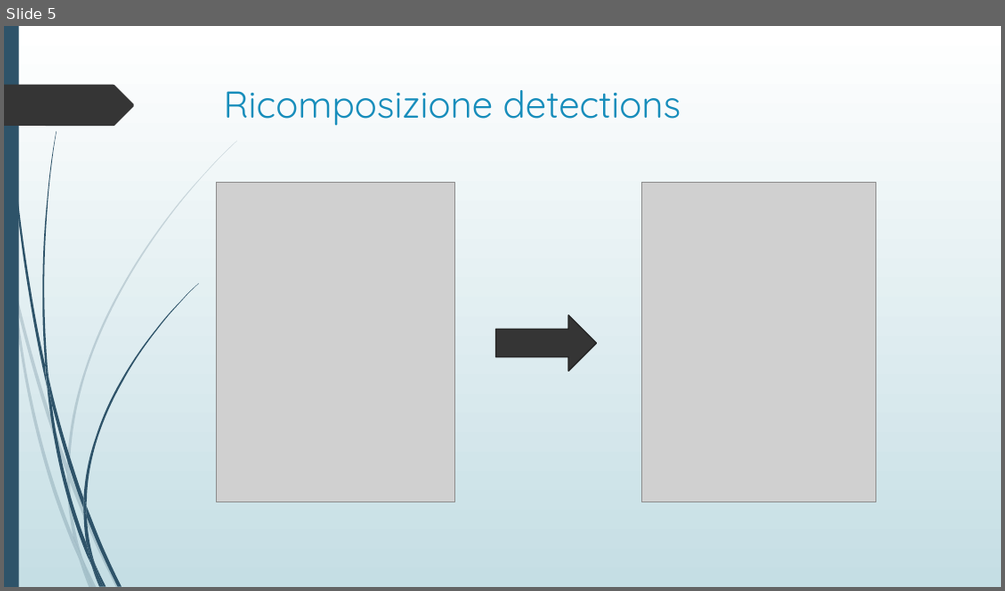
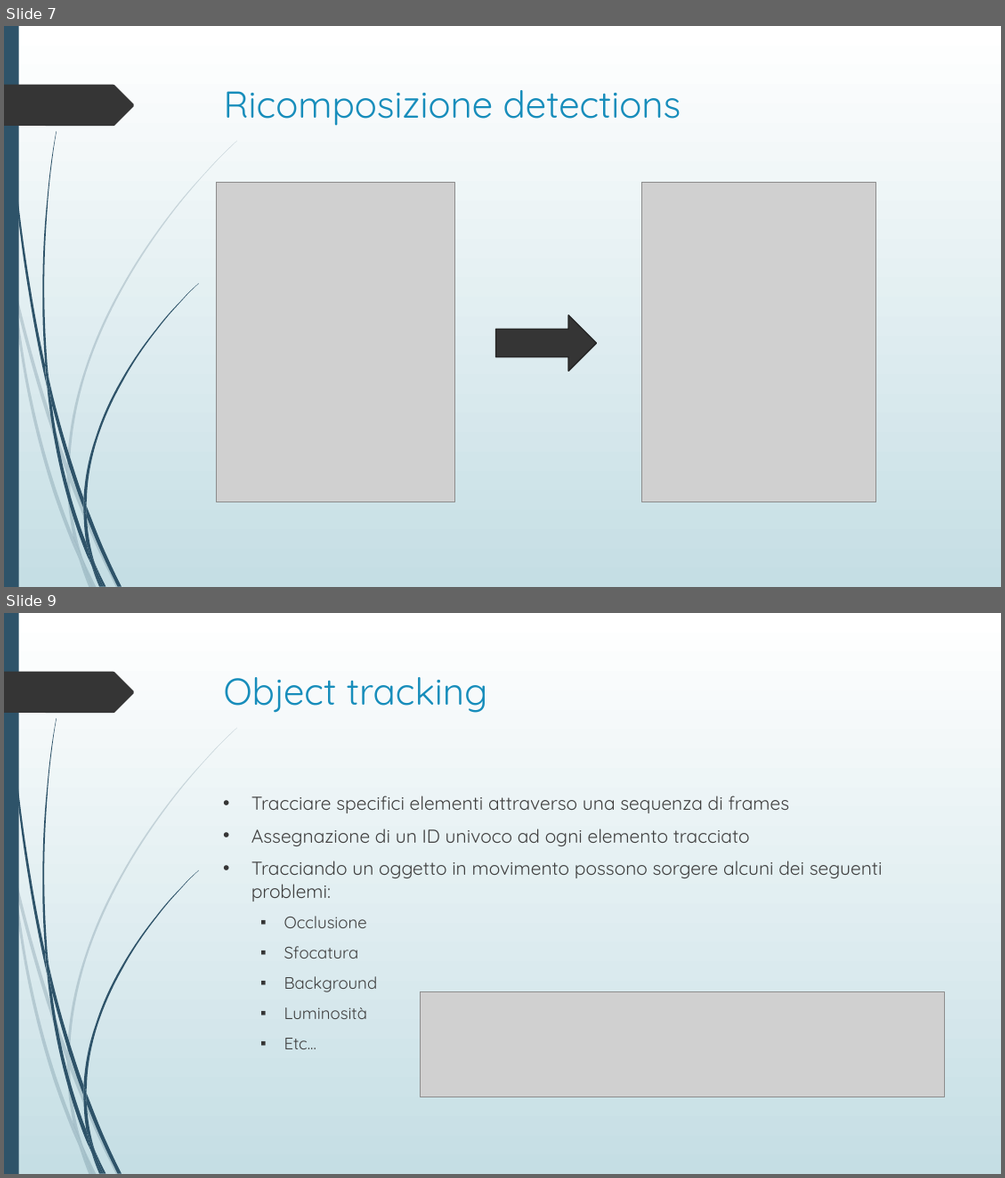
Before and after one commit to davide97l/Tesi-Laurea-Triennale, a slide deck: presentazione_tesi.pptx. Shown one above the other, each under a label of ours: slide 5 before the commit, slides 7 and 9 after it; the slides between them are not shown. The pictures are 1005x591 and 1005x1178 pixels, drawn with LibreOffice and Linux fonts; fonts in the diff are those of the drawing; grey boxes stand for pictures. Boxes give left, top, right and bottom in pixels: in the first picture for what was removed or moved away, otherwise in the second. Text is boxed around its words. In the diff, an @@ line names an element or a change of style, - is before the commit and + after.

```diff
--- a/presentazione_tesi.pptx
+++ b/presentazione_tesi.pptx
@@ slide 9 added at (x1=4, y1=613, x2=1001, y2=1174), background gradient #FFFFFF to #C5DEE5; not listed: 24 template elements that a slide beside it also shows @@
@@ title added at (x1=224, y1=677, x2=488, y2=713), 36 pt, text #178DBB @@
+Object tracking
@@ text added at (x1=251, y1=795, x2=882, y2=1049), 18 pt, text #404040 @@
+• Tracciare specifici elementi attraverso una sequenza di frames
+• Assegnazione di un ID univoco ad ogni elemento tracciato
+• Tracciando un oggetto in movimento possono sorgere alcuni dei seguenti problemi:
+  ▪ Occlusione
+  ▪ Sfocatura
+  ▪ Background
+  ▪ Luminosità
+  ▪ Etc...
@@ picture added at (x1=420, y1=991, x2=945, y2=1096) @@
@@ what was slide 5 is now slide 7 @@
```
Also in this commit, not shown: 4 slides changed, 5 other slides added, 5 slides removed, 12 other files.
